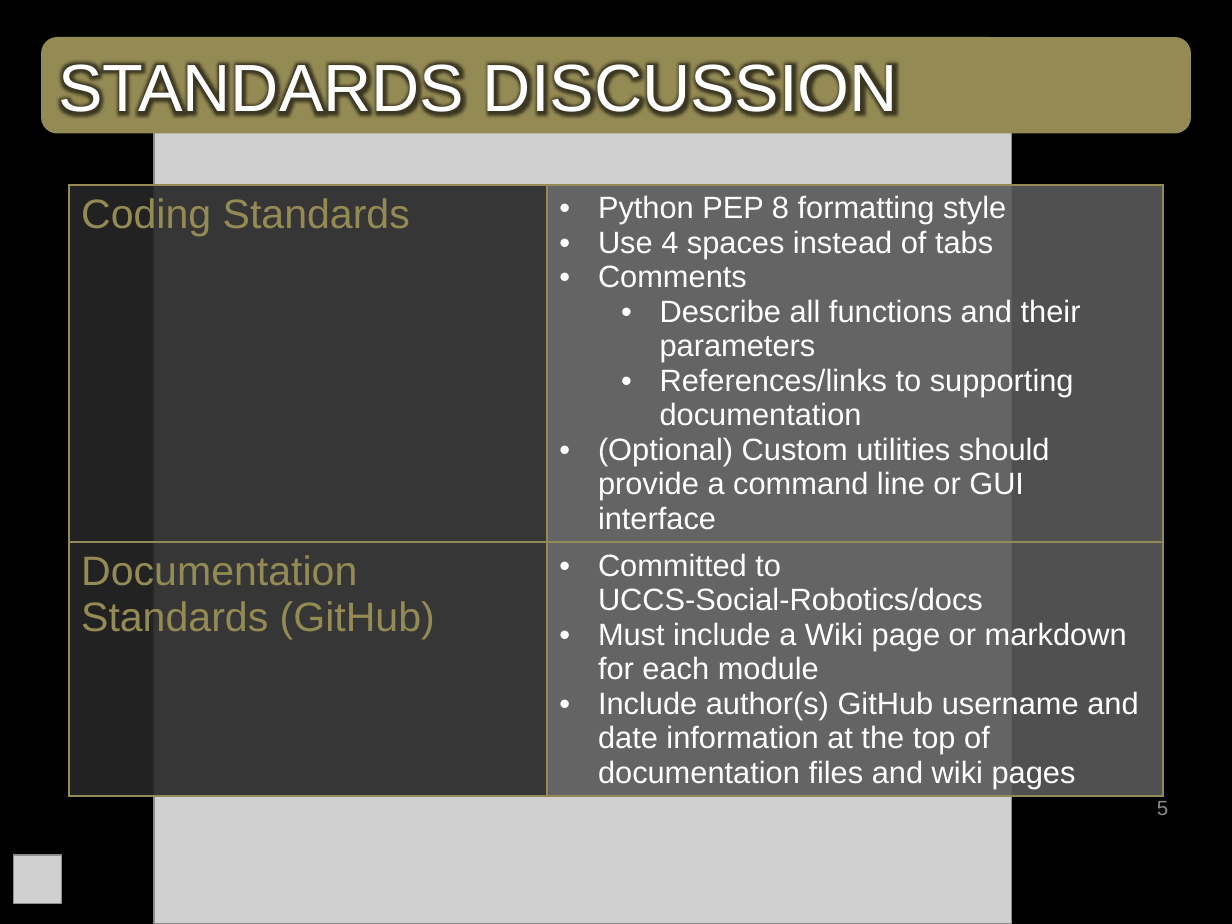
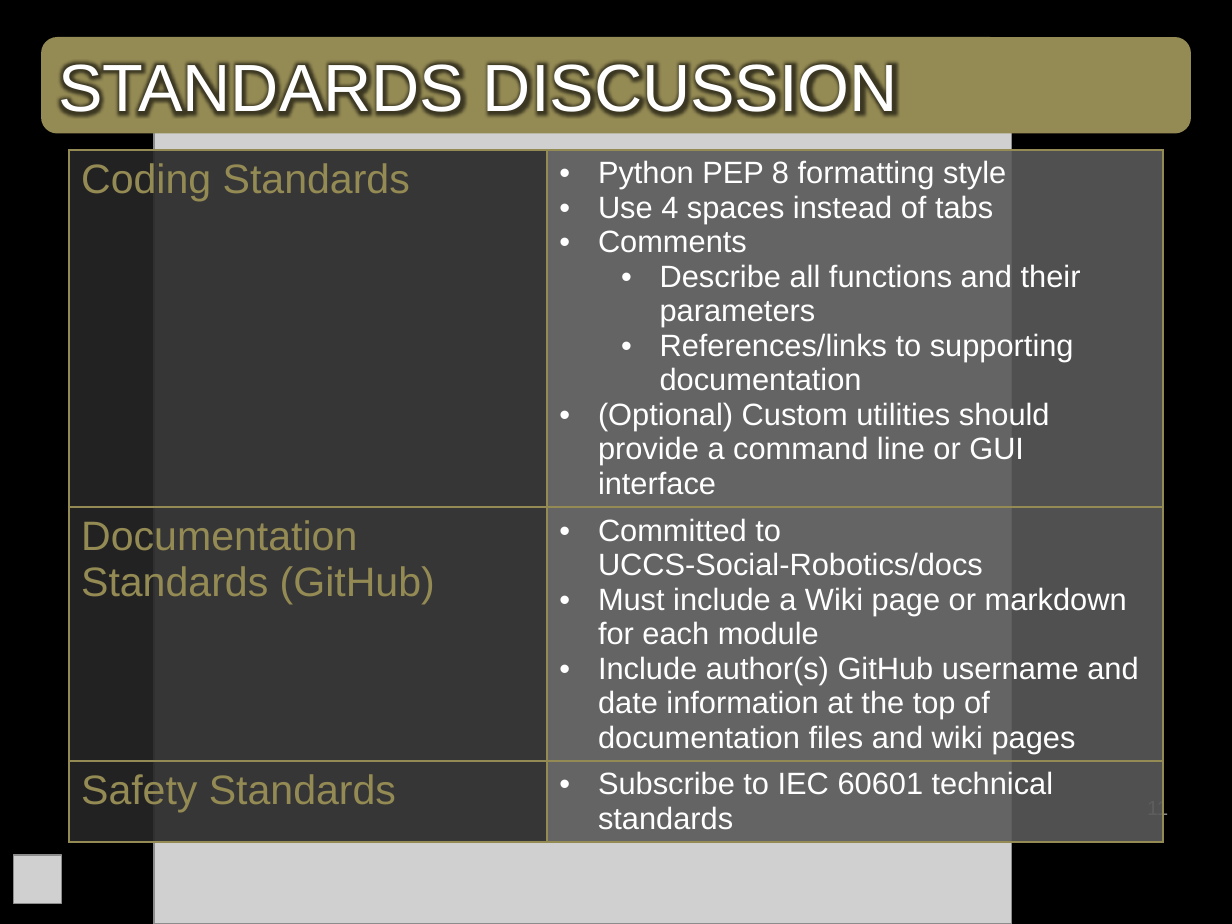
Before and after one commit to bg719/UCCS-Social-Robotics, a slide deck: slide 11 of docs/FinalSeminarPresentation.pptx (slide 5 before the commit). Drawn at 1232x924 pixels with LibreOffice and Linux fonts; fonts in the diff are those of the drawing; grey boxes stand for pictures; background and template pictures are left out. Boxes give left, top, right and bottom in pixels: in the first picture for what was removed or moved away, otherwise in the second. Text is boxed around its words. In the diff, an @@ line names an element or a change of style, - is before the commit and + after.

```diff
--- a/docs/FinalSeminarPresentation.pptx
+++ b/docs/FinalSeminarPresentation.pptx
@@ table at <box>69,150,1163,834</box> @@
+row 3: Safety Standards | Subscribe to IEC 60601 technical standards
@@ table: place and size @@
-table at <box>69,185,1163,792</box>
+table at <box>69,150,1163,834</box>
@@ page number at <box>1147,799,1168,820</box>: text changed @@
-5
+11
```
Also in this commit, not shown: 9 other slides changed, 1 slide added.
